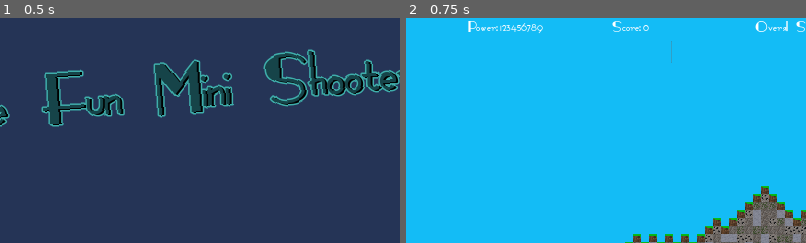
Above: before the commit, frames 1-2 (left to right).
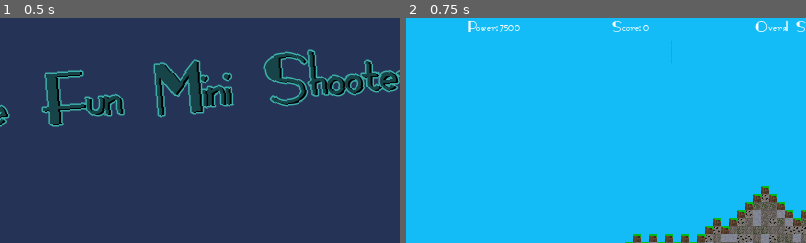
Above: after the commit, the same moments.

Repository: Coding-4Fun/Just4Fun_Mini_Shootergame
Game: Godot game, scene res://UI/MainMenuUI.tscn
Same seed, same stepped clock (60 frames per second), same inputs: the game is played once before the commit and once after it.
Inputs:
- Up to frame 1 (0.5 s): no input
- Up to frame 2 (0.75 s): click "Play" at 0.5 s
The pictures show only the part of the screen within x 21-71%, y 0-50%; the shares and areas given below are measured in that part.

Frame 1 is identical in both runs. In frame 2, 0.2% of the frame differs, in the area x 23-35%, y 2-7%.

Commit message:
Fix: Darstellung Anfangswert für Schusskraft in UI

Diff:
--- a/UI/InGameUI.gd
+++ b/UI/InGameUI.gd
@@ -18,8 +18,10 @@
 	if !SignalBus.is_connected("CannonPowerChange", self, "_on_Cannon_CannonPowerChange"):
 		assert(SignalBus.connect("CannonPowerChange", self, "_on_Cannon_CannonPowerChange") == OK)
 
+	var test = Preloads.PlayerLeft.find_node("Cannon")
 	$IngameUIBottom/vBoxContainer/hBoxHud/hBoxShots/labShots.text = str(_shots)
 	$IngameUIBottom/vBoxContainer/hBoxHud/hBoxScore/labScore.text = str(_score)
+	$IngameUIBottom/vBoxContainer/hBoxHud/hBoxPower/labPower.text = str(test.min_velocity)
 	$IngameUIBottom/vBoxContainer/hBoxHud/hBoxPointsPerShot/labPointsPerShots.text = "0.0"
 
 
